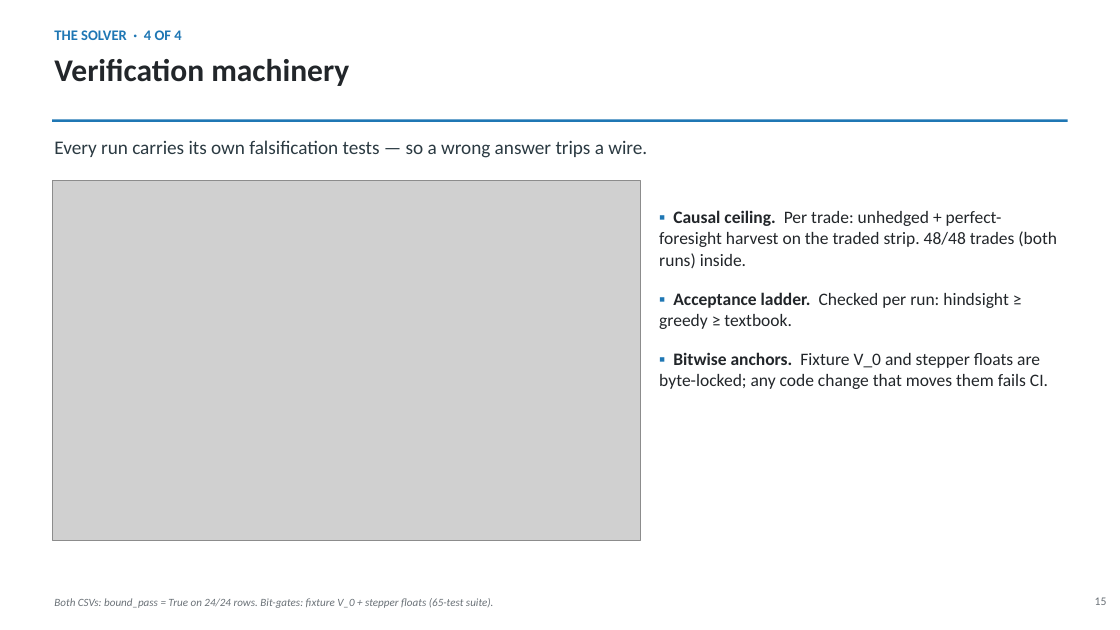
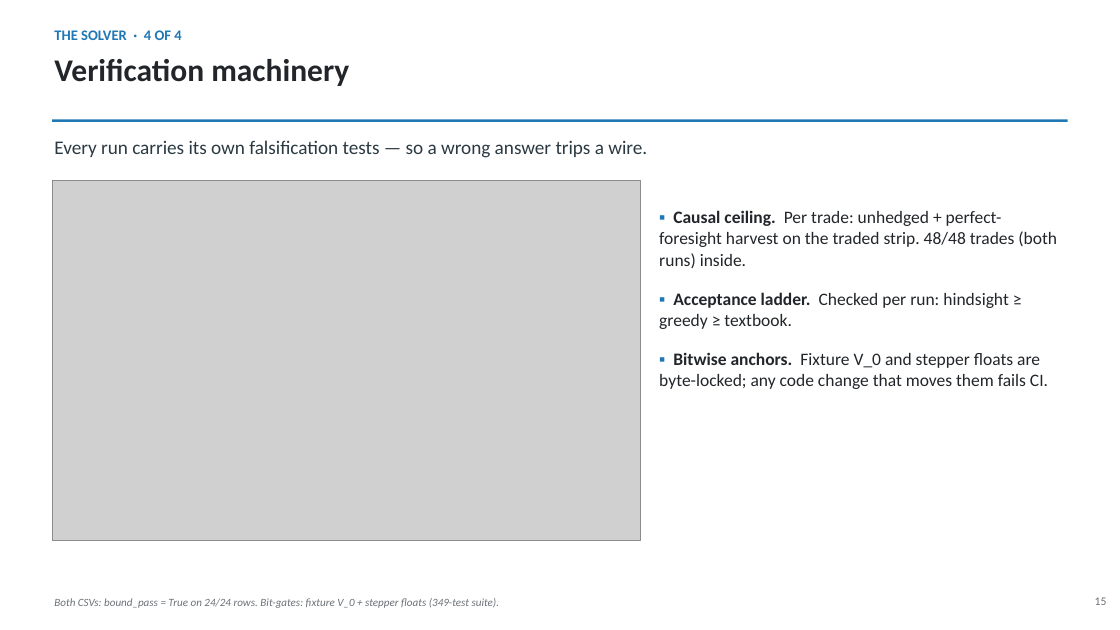
Before and after one commit to sylam/riskflow, a slide deck: slide 15 of artifacts/platinum_hedge_management_deck.pptx. Drawn at 1120x630 pixels with LibreOffice and Linux fonts; fonts in the diff are those of the drawing; grey boxes stand for pictures. Boxes give left, top, right and bottom in pixels: in the first picture for what was removed or moved away, otherwise in the second. Text is boxed around its words. In the diff, an @@ line names an element or a change of style, - is before the commit and + after.

```diff
--- a/artifacts/platinum_hedge_management_deck.pptx
+++ b/artifacts/platinum_hedge_management_deck.pptx
@@ text at bbox=[54, 598, 499, 608]: text changed @@
-Both CSVs: bound_pass = True on 24/24 rows. Bit-gates: fixture V_0 + stepper floats (65-test suite).
+Both CSVs: bound_pass = True on 24/24 rows. Bit-gates: fixture V_0 + stepper floats (349-test suite).
```
Also in this commit, not shown: 19 other slides changed, 1 slide added.
